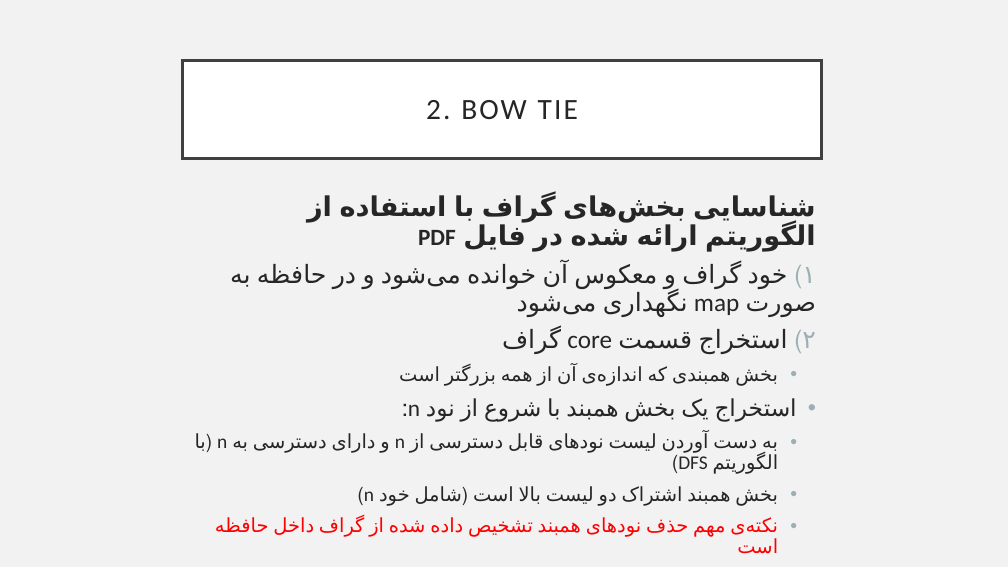
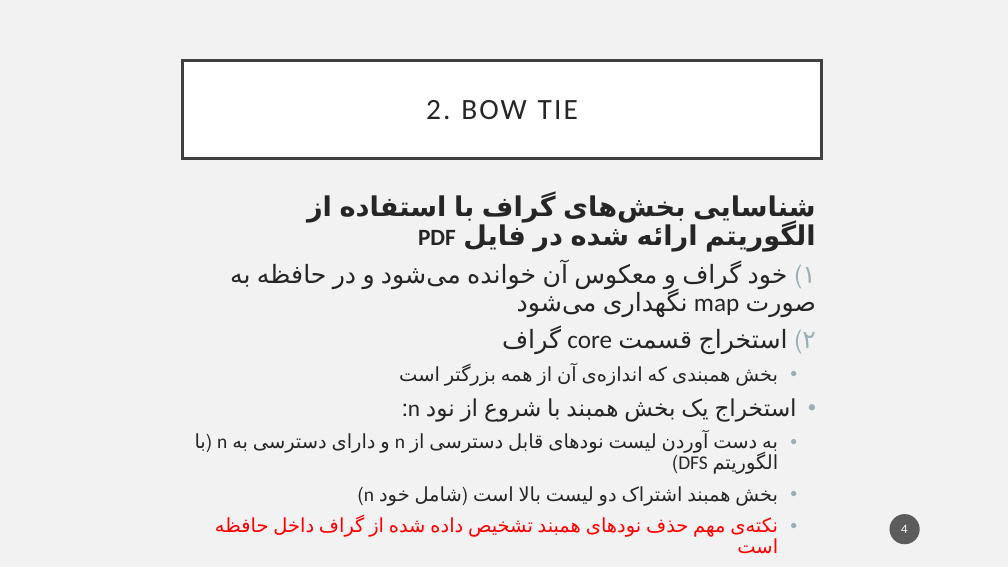
Before and after one commit to mahozad/graph-analysis, a slide deck: slide 4 of presentation.pptx. Drawn at 1008x567 pixels with LibreOffice and Linux fonts; fonts in the diff are those of the drawing. Boxes give left, top, right and bottom in pixels: in the first picture for what was removed or moved away, otherwise in the second. Text is boxed around its words. In the diff, an @@ line names an element or a change of style, - is before the commit and + after.

Commit message:
Update presentation files

```diff
--- a/presentation.pptx
+++ b/presentation.pptx
@@ page number added at [890,514,920,544], fill #1D1D1D at 70% opacity, 11 pt, text #FFFFFF @@
+4
```
Also in this commit, not shown: 6 other slides changed, 1 other file.
